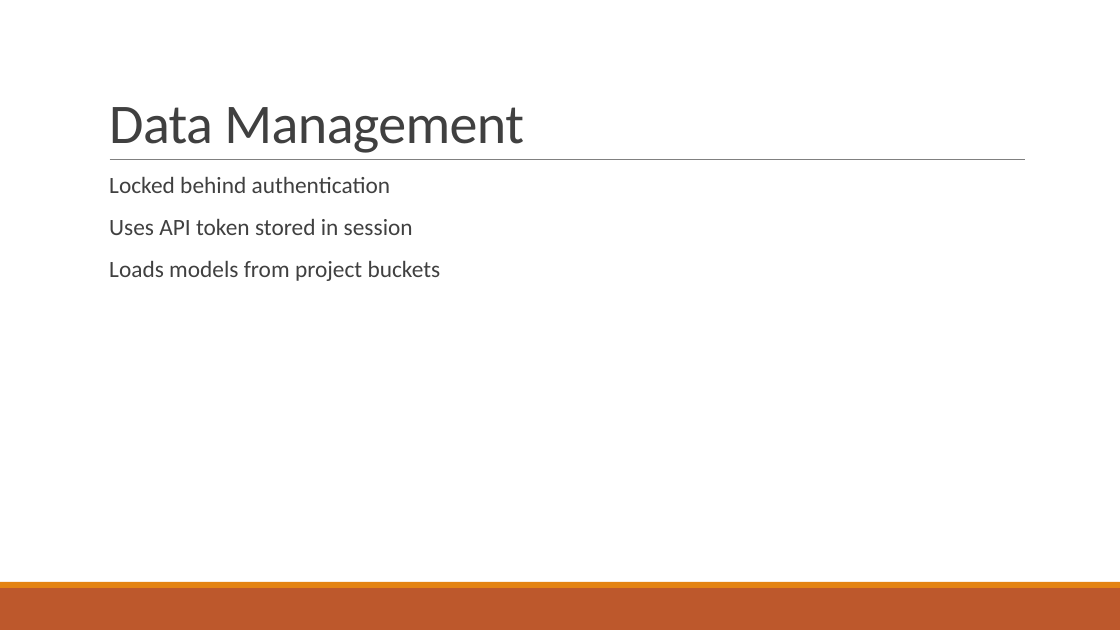
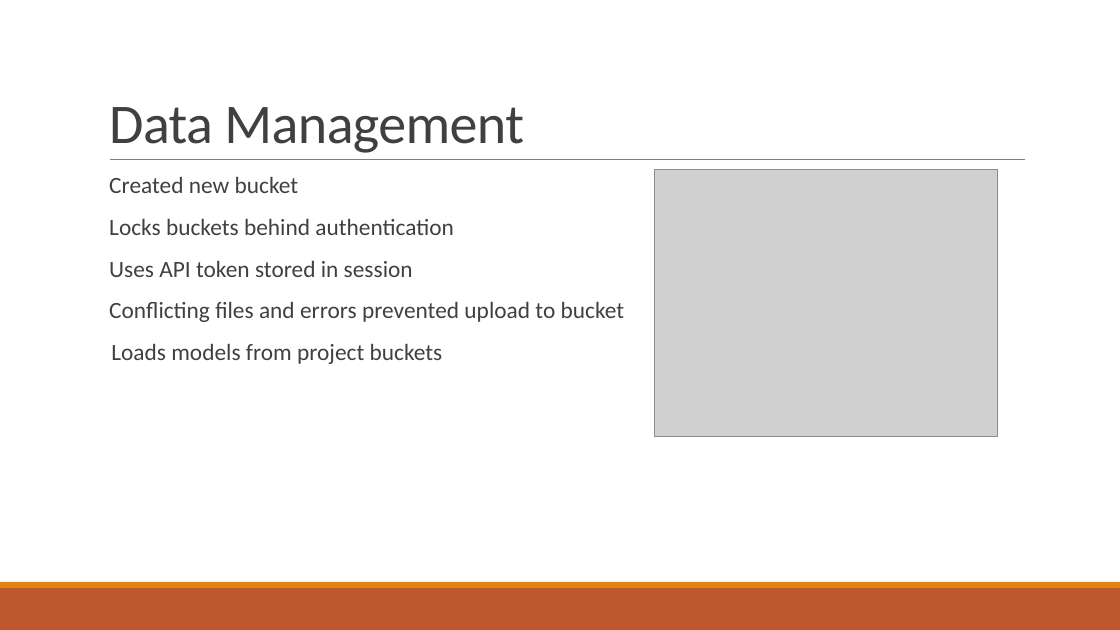
Before and after one commit to gonsalvg/Capstone-Forge-App, a slide deck: slide 15 of Project Documents/Progress Report 2/Progress report.pptx. Drawn at 1120x630 pixels with LibreOffice and Linux fonts; fonts in the diff are those of the drawing; grey boxes stand for pictures. Boxes give left, top, right and bottom in pixels: in the first picture for what was removed or moved away, otherwise in the second. Text is boxed around its words. In the diff, an @@ line names an element or a change of style, - is before the commit and + after.

Commit message:
changes to slides

```diff
--- a/Project Documents/Progress Report 2/Progress report.pptx
+++ b/Project Documents/Progress Report 2/Progress report.pptx
@@ text at [109,177,454,235]: text changed @@
-  Locked behind authentication
+  Created new bucket
+  Locks buckets behind authentication
@@ picture added at [655,170,998,437] @@
@@ text at [109,302,625,322]: paragraph added @@
+  Conflicting files and errors prevented upload to bucket
@@ text at [111,344,443,364]: bullet   to none @@
```
Also in this commit, not shown: 3 other slides changed.
